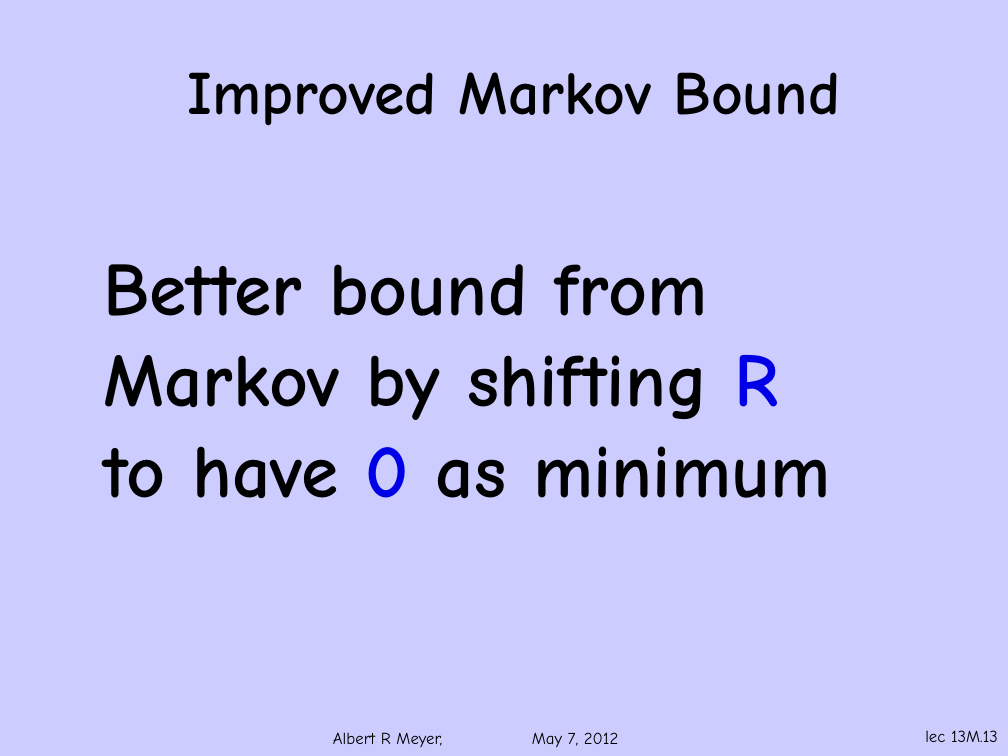
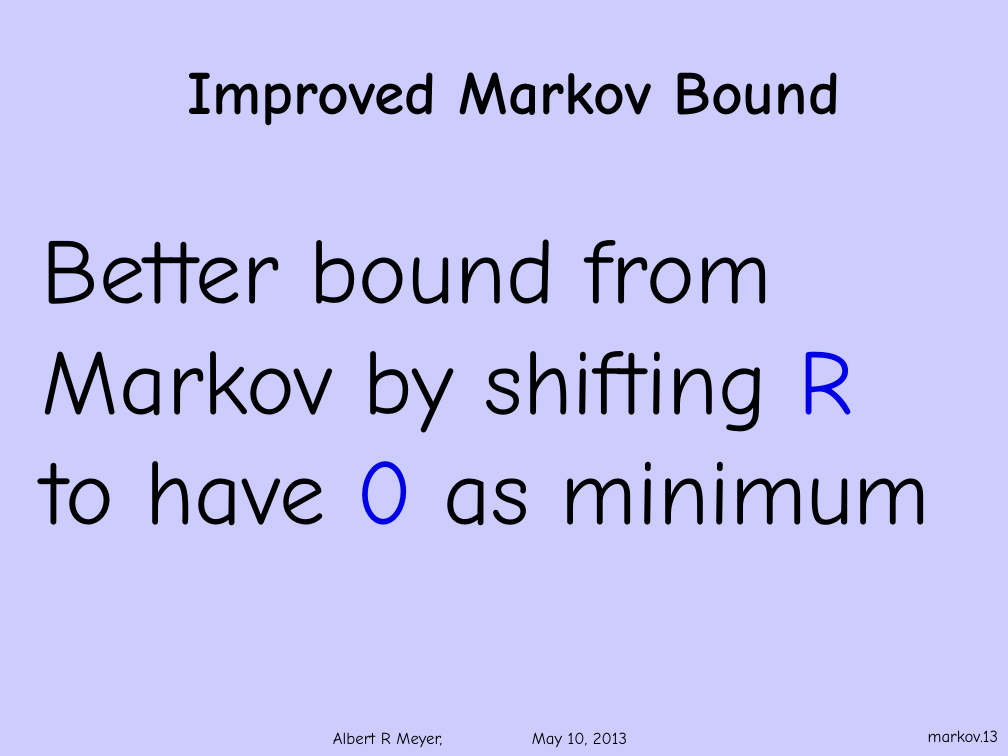
Before and after one commit to armeyer/mcs_web, a slide deck: slide 13 of spring13/slides13/deviation-markov.pptx. Drawn at 1008x756 pixels with LibreOffice and Linux fonts; fonts in the diff are those of the drawing; background and template pictures are left out. Boxes give left, top, right and bottom in pixels: in the first picture for what was removed or moved away, otherwise in the second. Text is boxed around its words. In the diff, an @@ line names an element or a change of style, - is before the commit and + after.

```diff
--- a/spring13/slides13/deviation-markov.pptx
+++ b/spring13/slides13/deviation-markov.pptx
@@ text "Better bound from": place and size @@
-text "Better bound from" at [104, 264, 830, 499]
+text "Better bound from" at [42, 239, 930, 526]
@@ text "Better bound from" at [42, 239, 930, 526]: size 54 to 66 pt, bold off @@
@@ text at [333, 732, 627, 748]: text changed @@
-Albert R Meyer, May 7, 2012
+Albert R Meyer, May 10, 2013
@@ page number at [928, 730, 998, 742]: text changed @@
-lec 13M.13
+markov.13
```
Also in this commit, not shown: 13 other slides changed, 3 other files.
